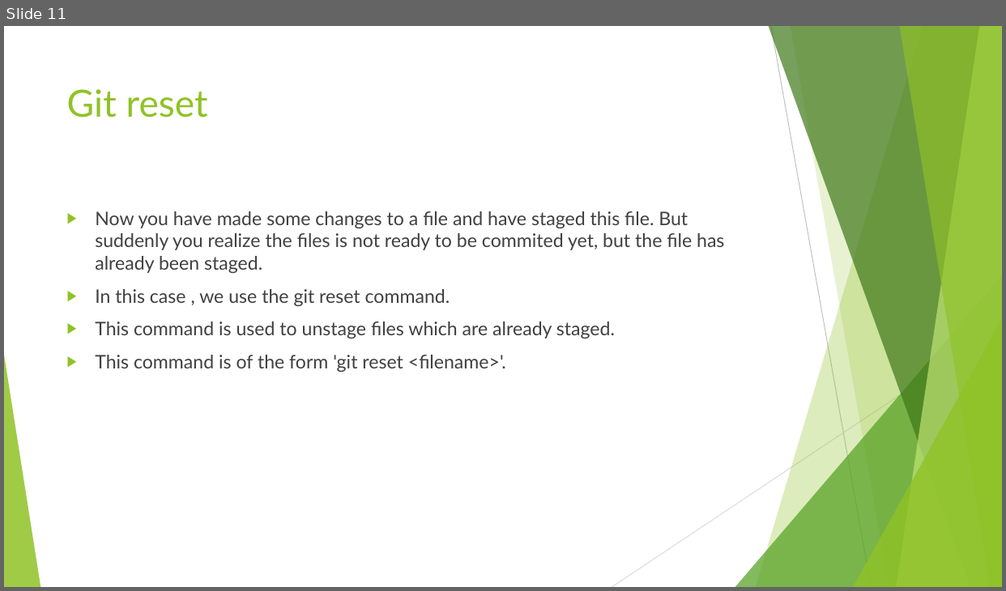
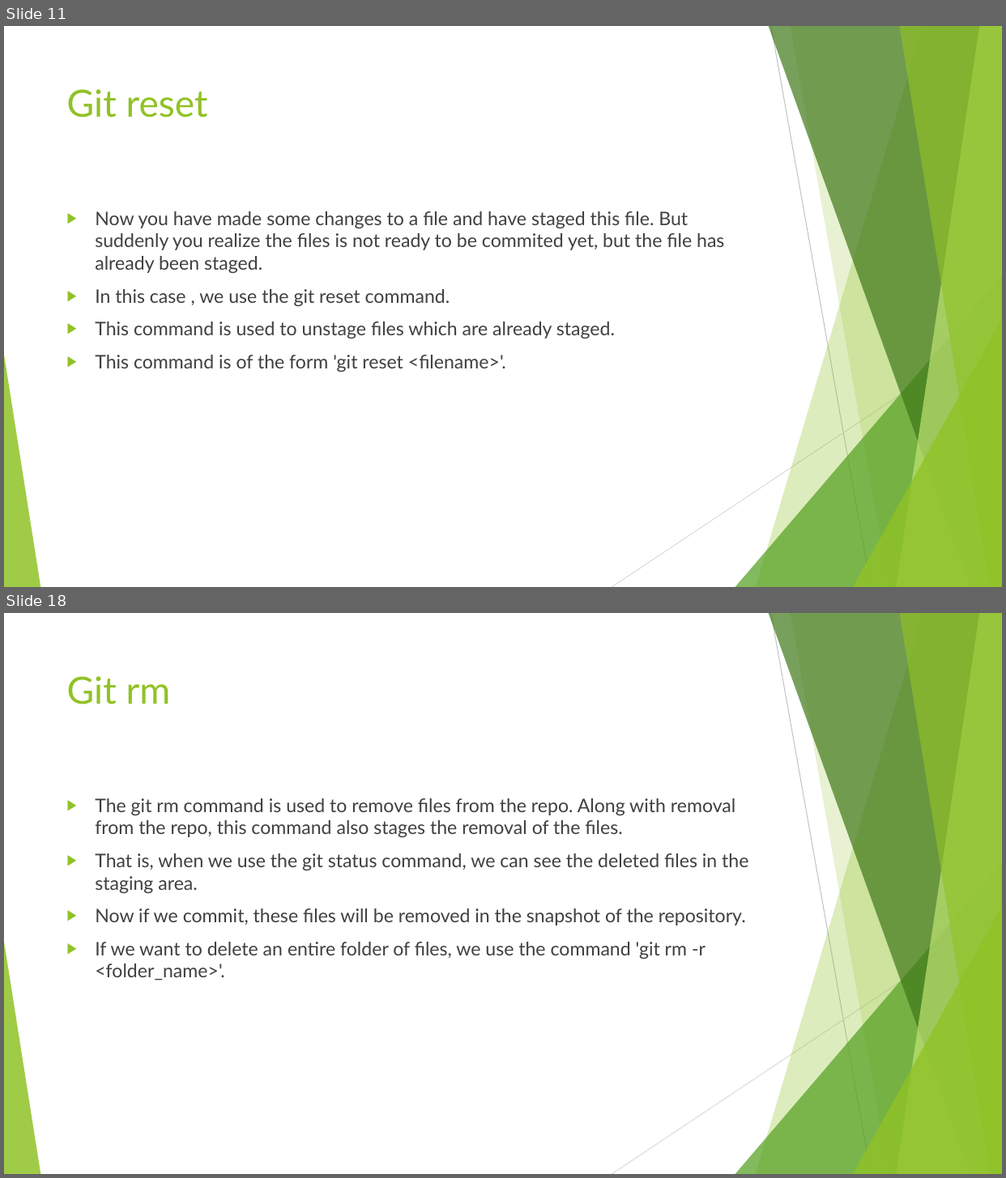
Before and after one commit to Gautam0401/My-Repo, a slide deck: GIT.pptx. Shown one above the other, each under a label of ours: slide 11 before the commit, slides 11 and 18 after it; the slides between them are not shown. The pictures are 1006x591 and 1006x1178 pixels, drawn with LibreOffice and Linux fonts; fonts in the diff are those of the drawing. Boxes give left, top, right and bottom in pixels: in the first picture for what was removed or moved away, otherwise in the second. Text is boxed around its words. In the diff, an @@ line names an element or a change of style, - is before the commit and + after.

```diff
--- a/GIT.pptx
+++ b/GIT.pptx
@@ slide 18 added at bbox=[4, 613, 1002, 1174], background #FFFFFF; not listed: 10 template elements that a slide beside it also shows @@
@@ title added at bbox=[67, 676, 171, 705], 36 pt, text #90C226 @@
+Git rm
@@ text added at bbox=[95, 798, 748, 981], 18 pt, text #404040 @@
+▶ The git rm command is used to remove files from the repo. Along with removal from the repo, this command also stages the removal of the files.
+▶ That is, when we use the git status command, we can see the deleted files in the staging area.
+▶ Now if we commit, these files will be removed in the snapshot of the repository.
+▶ If we want to delete an entire folder of files, we use the command 'git rm -r <folder_name>'.
```
Also in this commit, not shown: 9 other slides added.
